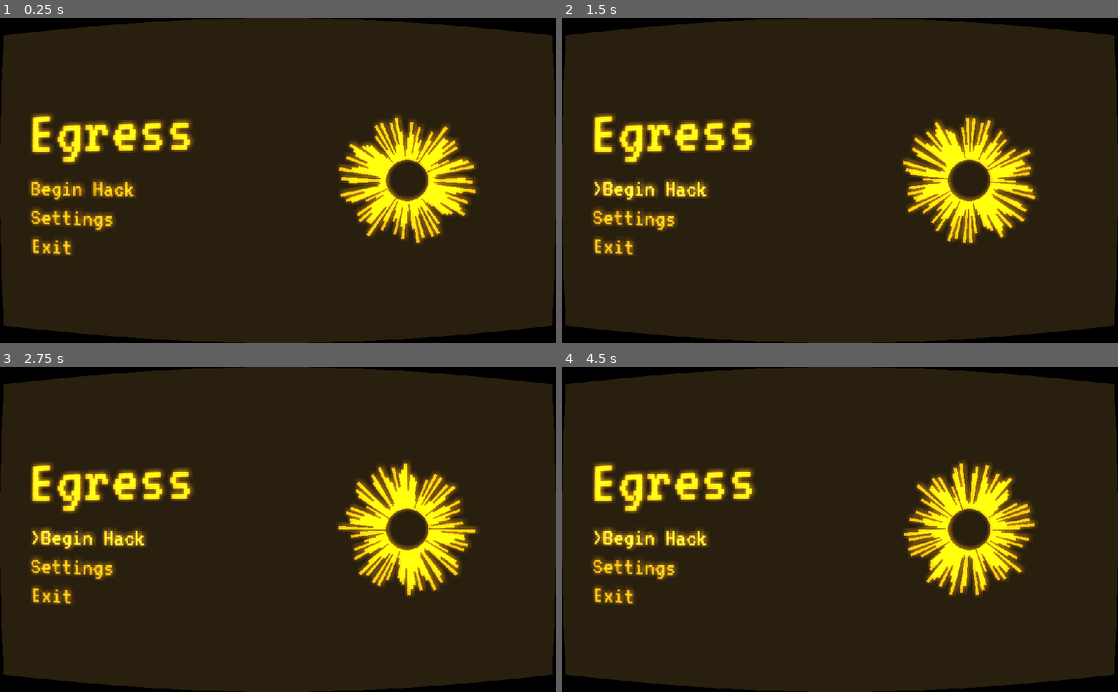
Above: before the commit, frames 1-4 (two rows, left to right).
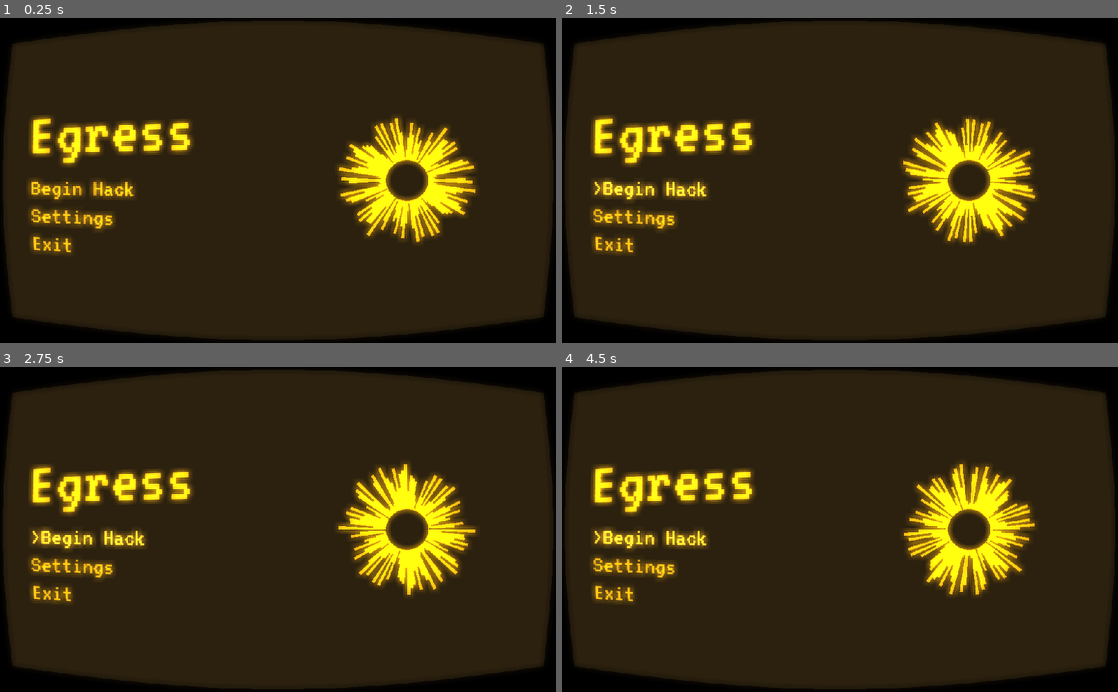
Above: after the commit, the same moments.

Repository: Lunatic-Games/egress
Game: Godot game, scene res://test/crt_test.tscn
Same seed, same stepped clock (60 frames per second), same inputs: the game is played once before the commit and once after it. This scene is started directly instead of the project's main scene.
Inputs (mouse positions are in pixels of both pictures, inside the frame that each line leads up to):
- Up to frame 1 (0.25 s): no input
- Up to frame 2 (1.5 s): click "Begin Hack" at 0.5 s; click ">Begin Hack" at 1.25 s
- Up to frame 3 (2.75 s): click ">Begin Hack" at 2 s
- Up to frame 4 (4.5 s): click ">Begin Hack" at 2.75 s; move the mouse to (962, 513) at 3.52 s; click "Begin Hack" at 4.25 s

The runs differ from the first frame. In frame 1, 8.2% of the frame differs, in the area x 0-100%, y 0-100%; in frame 2, 8.2%; in frame 3, 8.2%; in frame 4, 8.3%.

Commit message:
Improved shaders

Diff:
--- a/menus/main_menu/main_menu.tscn
+++ b/menus/main_menu/main_menu.tscn
@@ -6,45 +6,11 @@
 [ext_resource path="res://assets/sfx/clack.wav" type="AudioStream" id=4]
 [ext_resource path="res://menus/main_menu/main_menu.gd" type="Script" id=5]
 [ext_resource path="res://shaders/screen_shader.tscn" type="PackedScene" id=6]
+[ext_resource path="res://shaders/program_shader.tscn" type="PackedScene" id=7]
 
 [sub_resource type="DynamicFont" id=1]
 size = 128
 font_data = ExtResource( 1 )
-
-[sub_resource type="Shader" id=2]
-code = "shader_type canvas_item;
-
-uniform float inner_radius : hint_range(0, 0.5);
-uniform int bars : hint_range(2, 256);
-uniform float seed;
-uniform vec4 color : hint_color;
-uniform float offset;
-
-// https://stackoverflow.com/questions/4200224/random-noise-functions-for-glsl
-float rand(float value) {
-	return fract(sin(dot(vec2(value, seed), vec2(12.9898,78.233))) * 43758.5453);
-}
-
-void fragment() {
-	vec2 xy = UV - 0.5;
-	float angle = atan(xy.y / xy.x);
-	float sect = angle - mod(angle, 3.14159 / float(bars));
-	float radius = inner_radius + rand(sect) * 0.3;
-	if (pow(xy.x, 2) + pow(xy.y, 2) < pow(radius, 2) &&
-			pow(xy.x, 2) + pow(xy.y, 2) > pow(inner_radius, 2)) {
-		COLOR = color;
-	} else {
-		COLOR = vec4(0.0);
-	}
-}"
-
-[sub_resource type="ShaderMaterial" id=3]
-shader = SubResource( 2 )
-shader_param/inner_radius = 0.129424
-shader_param/bars = 64
-shader_param/seed = 16.0
-shader_param/color = Color( 0.780392, 0.556863, 0.027451, 1 )
-shader_param/offset = 0.111495
 
 [sub_resource type="Animation" id=4]
 resource_name = "anim"
@@ -157,23 +123,13 @@
 autoplay = true
 bus = "Music"
 
-[node name="ColorRect" type="ColorRect" parent="."]
-material = SubResource( 3 )
-margin_left = 600.0
-margin_top = 150.0
-margin_right = 900.0
-margin_bottom = 450.0
-rect_rotation = 302.367
-rect_pivot_offset = Vector2( 150, 150 )
-__meta__ = {
-"_edit_use_anchors_": false
-}
+[node name="ProgramShader" parent="." instance=ExtResource( 7 )]
 
-[node name="SpinAnimation" type="AnimationPlayer" parent="ColorRect"]
+[node name="SpinAnimation" type="AnimationPlayer" parent="ProgramShader"]
 autoplay = "anim"
 anims/anim = SubResource( 4 )
 
-[node name="PulsateAnimation" type="AnimationPlayer" parent="ColorRect"]
+[node name="PulsateAnimation" type="AnimationPlayer" parent="ProgramShader"]
 anims/anim = SubResource( 5 )
 
 [connection signal="pressed" from="MarginContainer/VBoxContainer/Buttons/BeginButton" to="." method="_on_BeginButton_pressed"]
--- a/shaders/glow.shader
+++ b/shaders/glow.shader
@@ -1,17 +1,22 @@
 shader_type canvas_item;
 
+uniform float radius = 8.0;
+uniform float step_size = 4.0;
+uniform float sd = 10.0;
+uniform float additive_strength = 24.0;
+uniform float center_strength = 1.0;
+
 void fragment() {
-	float sd = 10.0;
 	float pi = 3.141592653;
 	float e = 2.71828;
 	float left = 1.0 / (2.0 * pi * pow(sd, 2));
 	vec4 sum = vec4(0.0);
-	for (float x = -8.0; x < 8.0; x += 4.0) {
-		for (float y = -8.0; y < 8.0; y += 4.0) {
+	for (float x = -radius; x <= radius; x += step_size) {
+		for (float y = -radius; y <= radius; y += step_size) {
 			vec4 value = texture(SCREEN_TEXTURE, SCREEN_UV + SCREEN_PIXEL_SIZE * vec2(x, y));
 			float p = -(pow(x, 2) + pow(y, 2)) / (2.0 * pow(sd, 2));
 			sum += value * left * pow(e, p);
 		}
 	}
-	COLOR = sum * 32.0 + texture(SCREEN_TEXTURE, SCREEN_UV);
+	COLOR = sum * additive_strength + texture(SCREEN_TEXTURE, SCREEN_UV) * center_strength;
 }
--- /dev/null
+++ b/shaders/program.shader
@@ -0,0 +1,25 @@
+shader_type canvas_item;
+
+uniform float inner_radius : hint_range(0, 0.5);
+uniform int bars : hint_range(2, 256);
+uniform float seed;
+uniform vec4 color : hint_color;
+uniform float offset;
+
+// https://stackoverflow.com/questions/4200224/random-noise-functions-for-glsl
+float rand(float value) {
+	return fract(sin(dot(vec2(value, seed), vec2(12.9898,78.233))) * 43758.5453);
+}
+
+void fragment() {
+	vec2 xy = UV - 0.5;
+	float angle = atan(xy.y / xy.x);
+	float sect = angle - mod(angle, 3.14159 / float(bars));
+	float radius = inner_radius + rand(sect) * 0.3;
+	if (pow(xy.x, 2) + pow(xy.y, 2) < pow(radius, 2) &&
+			pow(xy.x, 2) + pow(xy.y, 2) > pow(inner_radius, 2)) {
+		COLOR = color;
+	} else {
+		COLOR = vec4(0.0);
+	}
+}
--- /dev/null
+++ b/shaders/program_shader.tscn
@@ -0,0 +1,22 @@
+[gd_scene load_steps=3 format=2]
+
+[ext_resource path="res://shaders/program.shader" type="Shader" id=1]
+
+[sub_resource type="ShaderMaterial" id=1]
+shader = ExtResource( 1 )
+shader_param/inner_radius = 0.129424
+shader_param/bars = 64
+shader_param/seed = 16.0
+shader_param/color = Color( 0.780392, 0.556863, 0.027451, 1 )
+shader_param/offset = 0.111495
+
+[node name="ProgramShader" type="ColorRect"]
+material = SubResource( 1 )
+margin_left = 600.0
+margin_top = 150.0
+margin_right = 900.0
+margin_bottom = 450.0
+rect_pivot_offset = Vector2( 150, 150 )
+__meta__ = {
+"_edit_use_anchors_": false
+}
--- a/shaders/screen_shader.tscn
+++ b/shaders/screen_shader.tscn
@@ -3,13 +3,32 @@
 [ext_resource path="res://shaders/warp.shader" type="Shader" id=1]
 [ext_resource path="res://shaders/glow.shader" type="Shader" id=2]
 
+[sub_resource type="ShaderMaterial" id=2]
+shader = ExtResource( 1 )
+shader_param/margin = 5.0
+shader_param/strength = Vector2( 15, 1.5 )
+shader_param/background_color = Color( 0, 0, 0, 1 )
+
 [sub_resource type="ShaderMaterial" id=1]
 shader = ExtResource( 2 )
-
-[sub_resource type="ShaderMaterial" id=2]
-shader = ExtResource( 1 )
+shader_param/radius = 8.0
+shader_param/step_size = 4.0
+shader_param/sd = 10.0
+shader_param/additive_strength = 24.0
+shader_param/center_strength = 1.0
 
 [node name="ScreenShader" type="Node"]
+
+[node name="CRTShader" type="CanvasLayer" parent="."]
+
+[node name="ColorRect" type="ColorRect" parent="CRTShader"]
+material = SubResource( 2 )
+anchor_right = 1.0
+anchor_bottom = 1.0
+mouse_filter = 2
+__meta__ = {
+"_edit_use_anchors_": false
+}
 
 [node name="GlowShader" type="CanvasLayer" parent="."]
 
@@ -21,15 +40,3 @@
 __meta__ = {
 "_edit_use_anchors_": false
 }
-
-[node name="CRTShader" type="CanvasLayer" parent="."]
-layer = 2
-
-[node name="ColorRect" type="ColorRect" parent="CRTShader"]
-material = SubResource( 2 )
-anchor_right = 1.0
-anchor_bottom = 1.0
-mouse_filter = 2
-__meta__ = {
-"_edit_use_anchors_": false
-}
--- a/shaders/warp.shader
+++ b/shaders/warp.shader
@@ -1,12 +1,19 @@
 shader_type canvas_item;
+
+uniform float margin;
+uniform vec2 strength = vec2(10.0, 1.0);
+uniform vec4 background_color: hint_color;
 
 void fragment() {
 	float x = SCREEN_UV.x - 0.5;
 	float y = SCREEN_UV.y - 0.5;
-	y *= (1.0 - cos(x));
-	x *= 10.0 * (1.0 - cos(y));
-	if (SCREEN_UV.y + y > 1.0 || SCREEN_UV.y + y < 0.0 || SCREEN_UV.x + x > 1.0 || SCREEN_UV.x + x < 0.0) {
-		COLOR = vec4(0.0, 0.0, 0.0, 1.0);
+	y *= strength.y * (1.0 - cos(x));
+	x *= strength.x * (1.0 - cos(y));
+	if (SCREEN_UV.y + y > 1.0 - margin * SCREEN_PIXEL_SIZE.y ||
+			SCREEN_UV.y + y < margin * SCREEN_PIXEL_SIZE.y ||
+			SCREEN_UV.x + x > 1.0 - margin * SCREEN_PIXEL_SIZE.x ||
+			SCREEN_UV.x + x < margin * SCREEN_PIXEL_SIZE.x) {
+		COLOR = background_color;
 	} else {
 		COLOR = texture(SCREEN_TEXTURE, SCREEN_UV + vec2(x, y));
 	}
Not shown: 1 places in menus/main_menu/main_menu.tscn that only renumber resources
